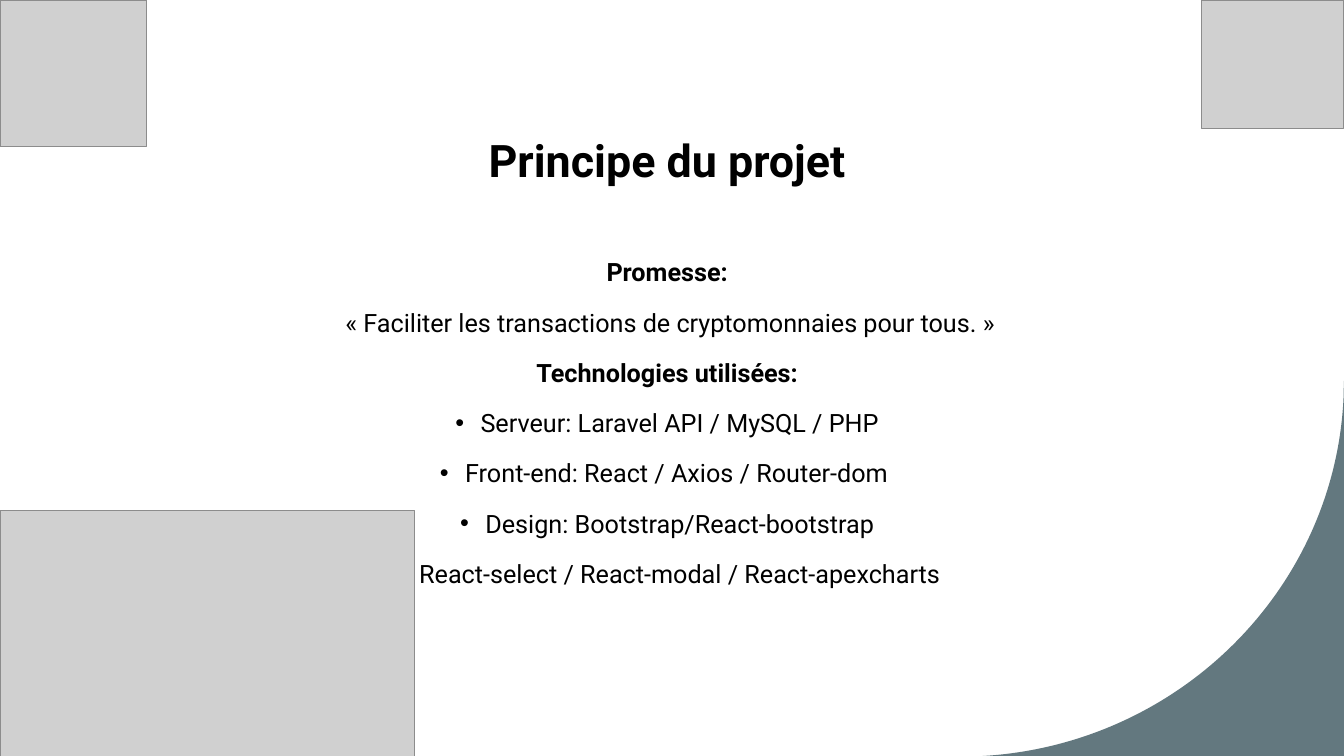
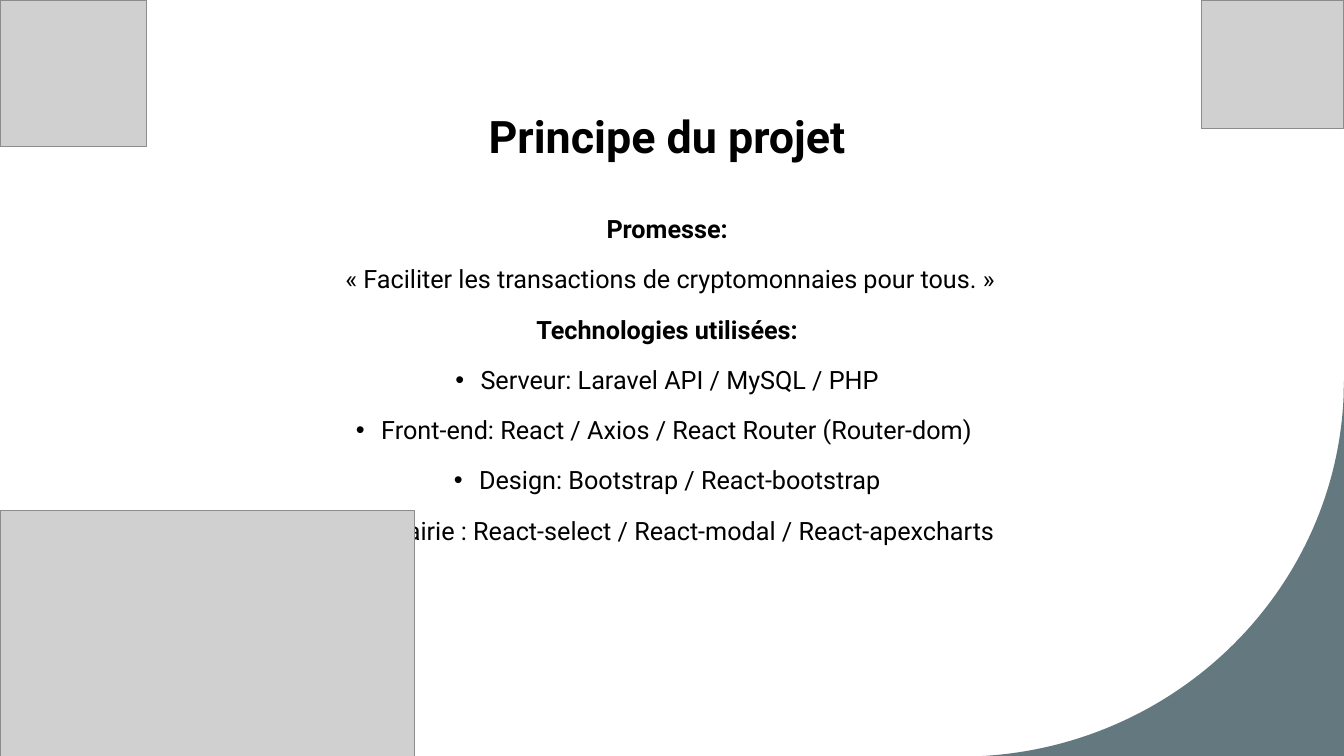
Before and after one commit to FlorentGATTI/projet-finale_bitchest, a slide deck: slide 3 of Bitchest_slides.pptx. Drawn at 1344x756 pixels with LibreOffice and Linux fonts; fonts in the diff are those of the drawing; grey boxes stand for pictures. Boxes give left, top, right and bottom in pixels: in the first picture for what was removed or moved away, otherwise in the second. Text is boxed around its words. In the diff, an @@ line names an element or a change of style, - is before the commit and + after.

```diff
--- a/Bitchest_slides.pptx
+++ b/Bitchest_slides.pptx
@@ title "Principe du projet": place and size @@
-title "Principe du projet" at <box>489,143,845,187</box>
+title "Principe du projet" at <box>489,119,845,163</box>
@@ text "Promesse:": place and size @@
-text "Promesse:" at <box>363,263,977,588</box>
+text "Promesse:" at <box>363,220,994,546</box>
@@ text at <box>365,419,994,546</box>: text changed @@
-• Front-end: React / Axios / Router-dom
-• Design: Bootstrap/React-bootstrap
-• React-select / React-modal / React-apexcharts
+• Front-end: React / Axios / React Router (Router-dom)
+• Design: Bootstrap / React-bootstrap
+• Librairie : React-select / React-modal / React-apexcharts
```
Also in this commit, not shown: 6 other slides changed, 24 other files.
